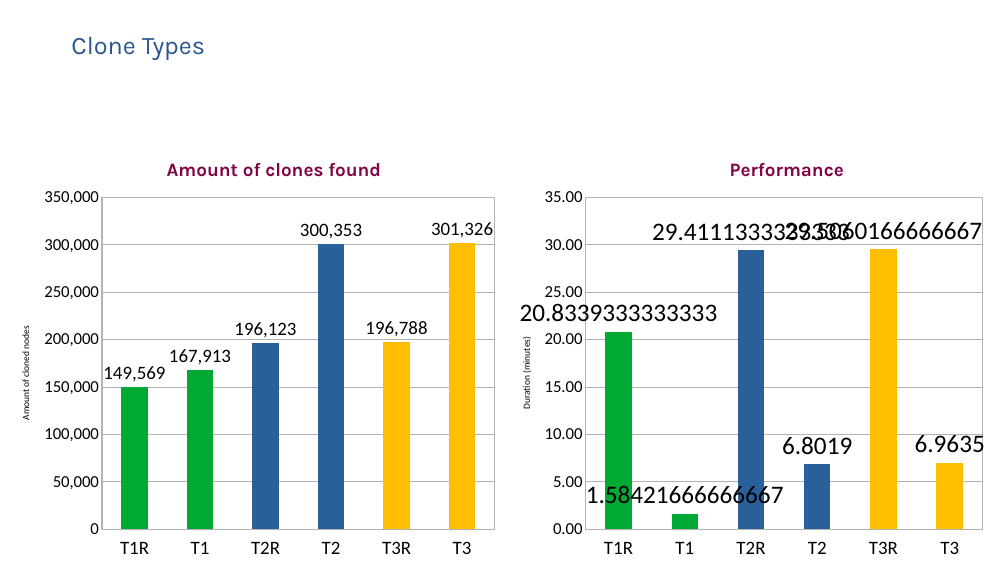
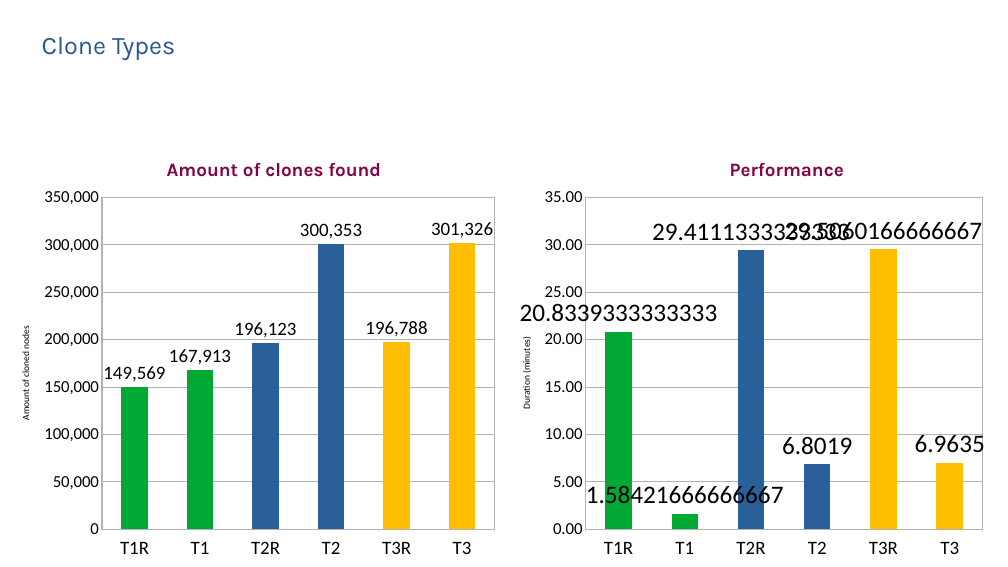
Before and after one commit to SimonBaars/Master-Thesis-Simon-Baars, a slide deck: slide 48 of presentations/FinalPresentation.odp (slide 50 before the commit). Drawn at 1008x567 pixels with LibreOffice and Linux fonts; fonts in the diff are those of the drawing. Boxes give left, top, right and bottom in pixels: in the first picture for what was removed or moved away, otherwise in the second. Text is boxed around its words. In the diff, an @@ line names an element or a change of style, - is before the commit and + after.

```diff
--- a/presentations/FinalPresentation.odp
+++ b/presentations/FinalPresentation.odp
@@ free "Clone Types": place and size @@
-free "Clone Types" at <box>71,30,929,63</box>
+free "Clone Types" at <box>42,30,899,63</box>
```
Also in this commit, not shown: 3 other slides changed, 7 slides added.
